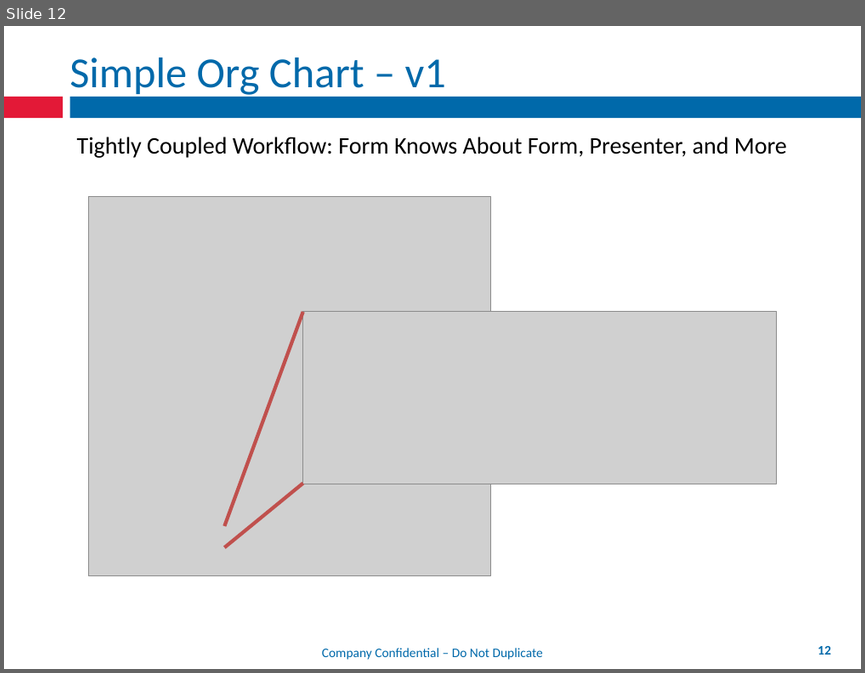
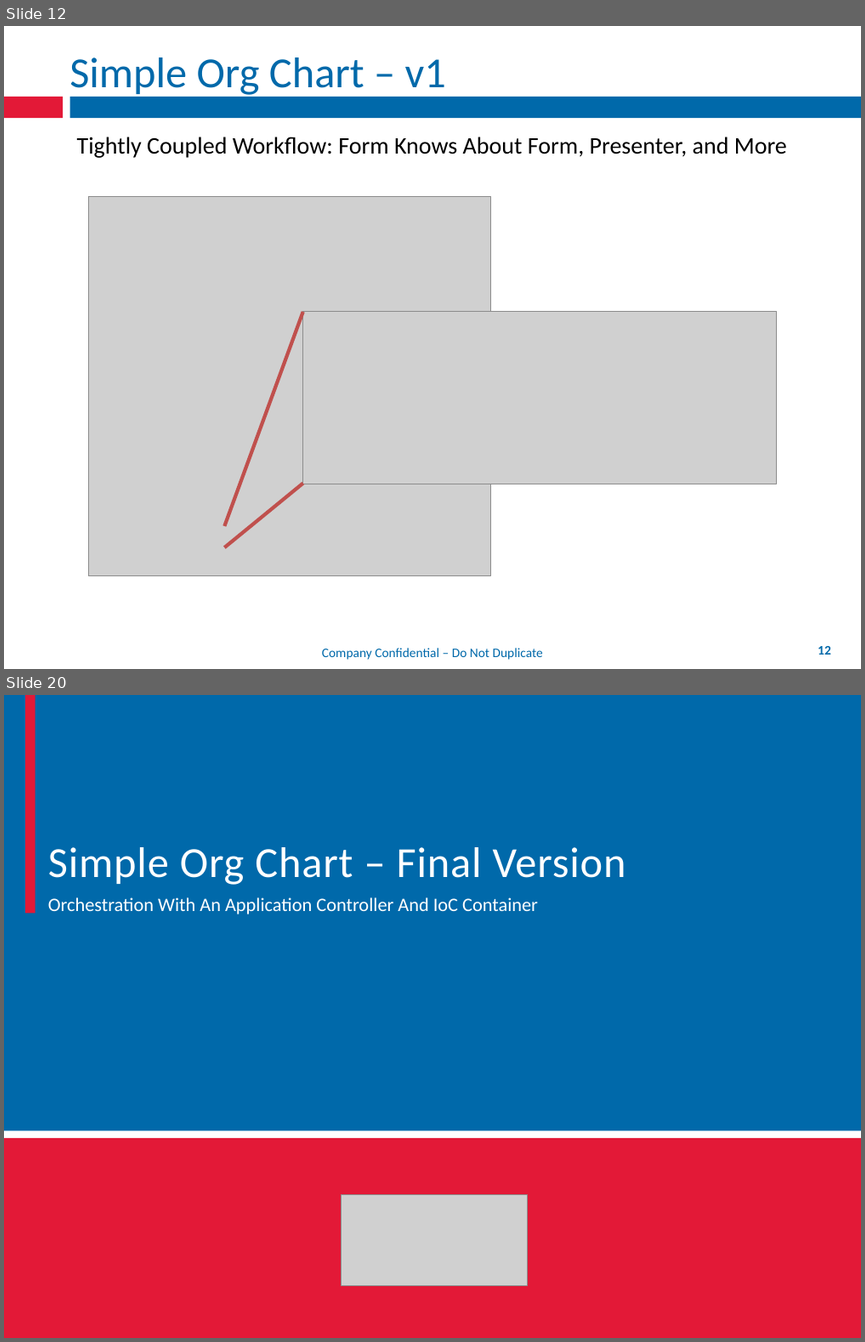
Before and after one commit to mxriverlynn/presentations-and-training, a slide deck: Decoupling Workflow With App Controler/Decoupling Workflow From Forms.pptx. Shown one above the other, each under a label of ours: slide 12 before the commit, slides 12 and 20 after it; the slides between them are not shown. The pictures are 865x673 and 865x1342 pixels, drawn with LibreOffice and Linux fonts; fonts in the diff are those of the drawing; grey boxes stand for pictures; background and template pictures are left out. Boxes give left, top, right and bottom in pixels: in the first picture for what was removed or moved away, otherwise in the second. Text is boxed around its words. In the diff, an @@ line names an element or a change of style, - is before the commit and + after.

```diff
--- a/Decoupling Workflow With App Controler/Decoupling Workflow From Forms.pptx
+++ b/Decoupling Workflow With App Controler/Decoupling Workflow From Forms.pptx
@@ slide 20 added at <box>4,695,861,1338</box>, background #FFFFFF; not listed: 2 template elements that a slide beside it also shows @@
@@ rectangle added at <box>4,695,861,1130</box>, fill #0069AA @@
@@ rectangle added at <box>25,695,35,913</box>, fill #E31937 @@
@@ text added at <box>48,847,626,885</box>, 36 pt, text #FFFFFF @@
+Simple Org Chart – Final Version
@@ text added at <box>48,897,538,914</box>, 16 pt, text #FFFFFF @@
+Orchestration With An Application Controller And IoC Container
@@ rectangle added at <box>4,1138,861,1338</box>, fill #E31937 @@
@@ picture added at <box>341,1195,528,1286</box> @@
```
Also in this commit, not shown: 4 other slides added, 2 slides removed.
